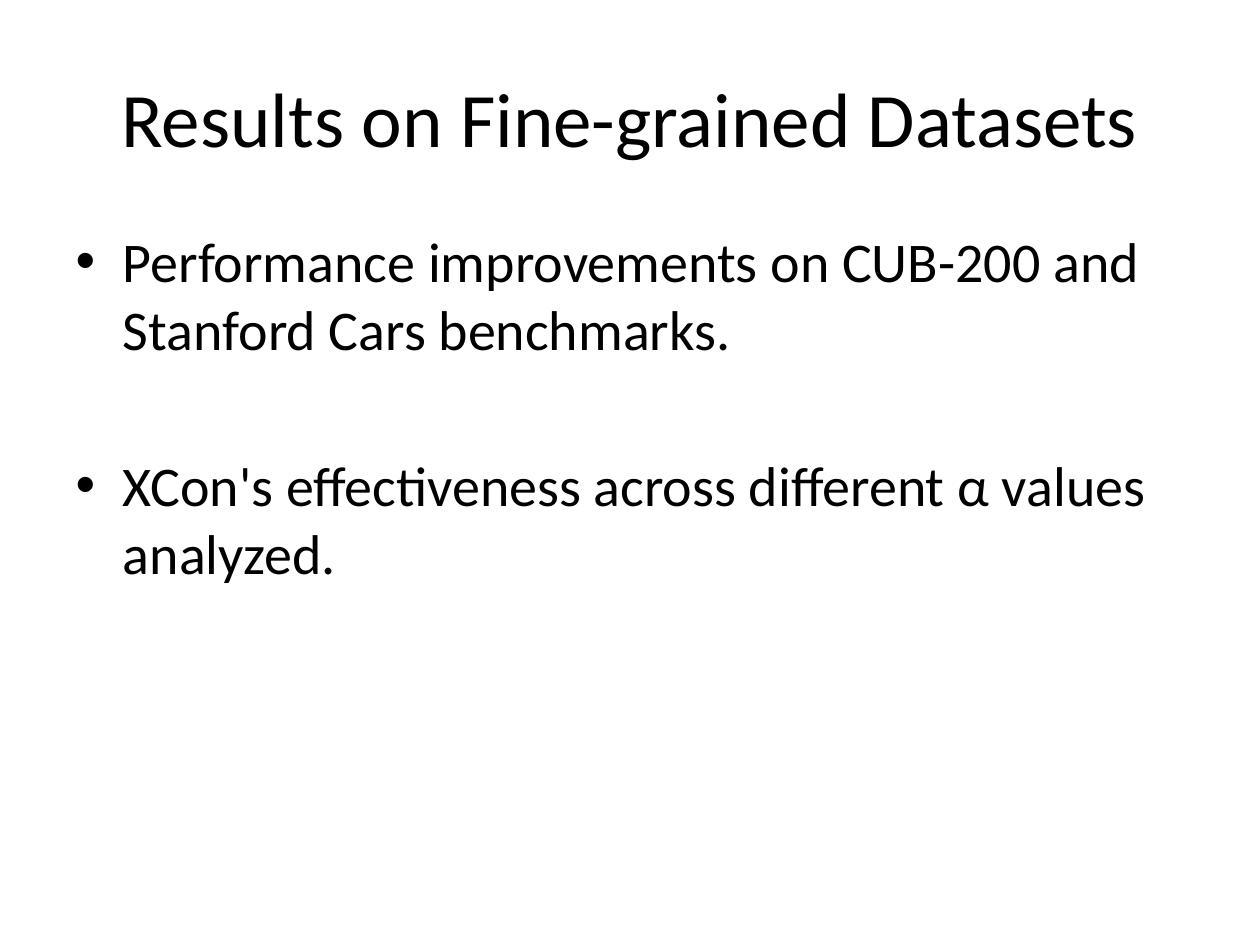
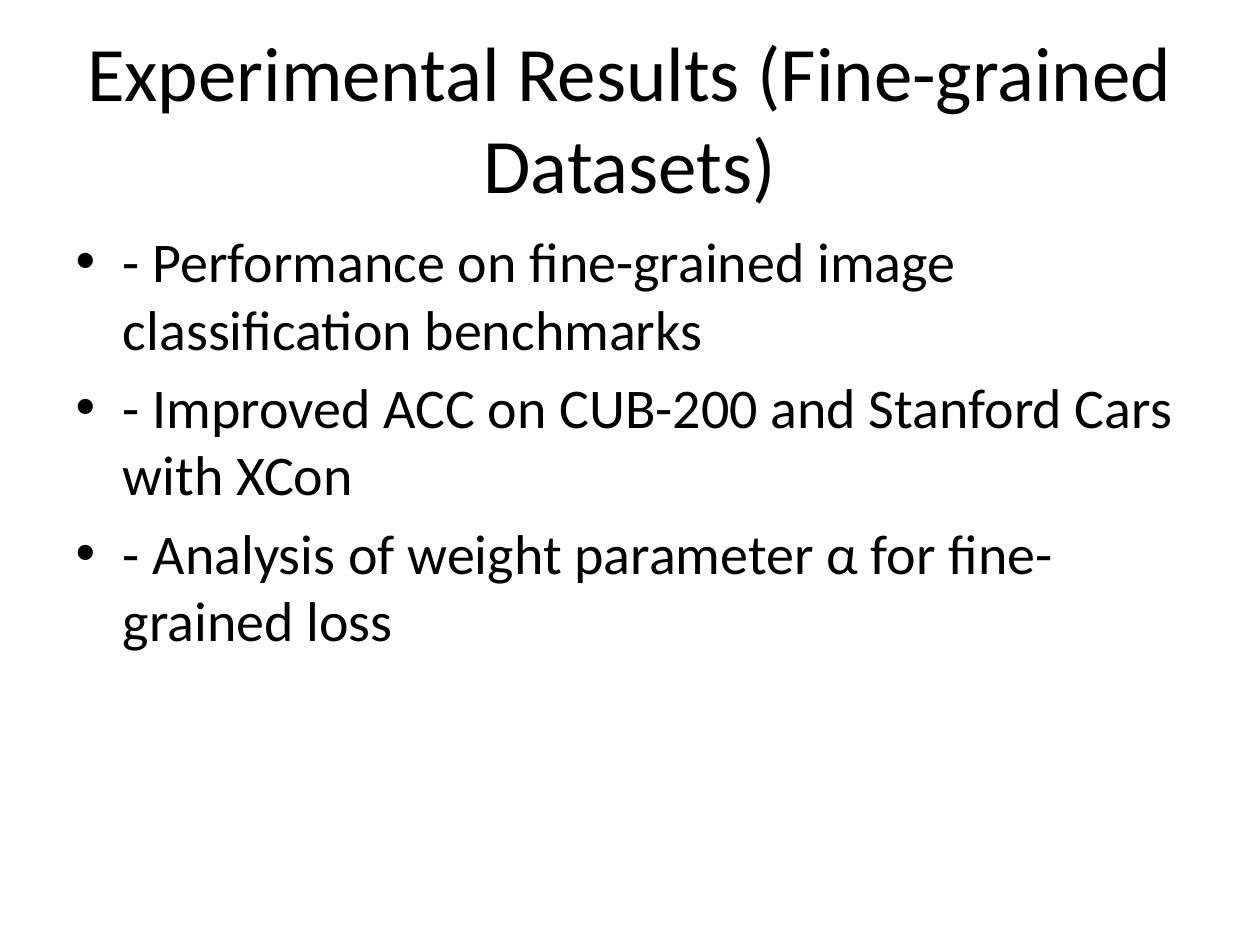
Before and after one commit to StephanieMussi/GRASPER, a slide deck: slide 8 of presentation.pptx (slide 9 before the commit). Drawn at 1260x945 pixels with LibreOffice and Linux fonts; fonts in the diff are those of the drawing. Boxes give left, top, right and bottom in pixels: in the first picture for what was removed or moved away, otherwise in the second. Text is boxed around its words. In the diff, an @@ line names an element or a change of style, - is before the commit and + after.

```diff
--- a/presentation.pptx
+++ b/presentation.pptx
@@ title at bbox=[87, 45, 1171, 204]: text changed @@
-Results on Fine-grained Datasets
+Experimental Results (Fine-grained Datasets)
@@ text at bbox=[123, 243, 1172, 651]: text changed @@
-• Performance improvements on CUB-200 and Stanford Cars benchmarks.
-• XCon's effectiveness across different α values analyzed.
+• - Performance on fine-grained image classification benchmarks
+• - Improved ACC on CUB-200 and Stanford Cars with XCon
+• - Analysis of weight parameter α for fine-grained loss
```
Also in this commit, not shown: 7 other slides changed, 2 slides added, 5 slides removed, 1 other file.
